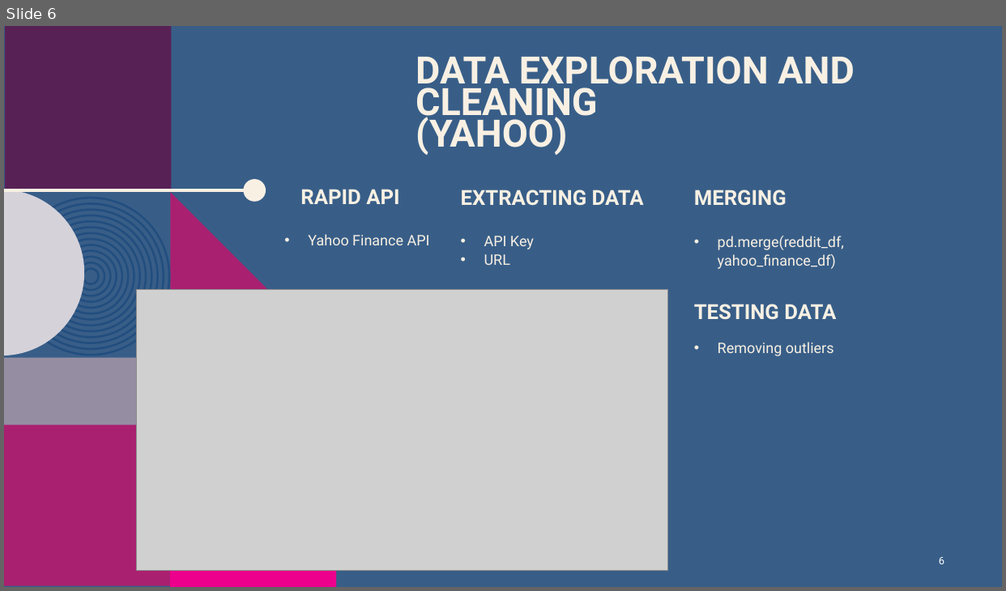
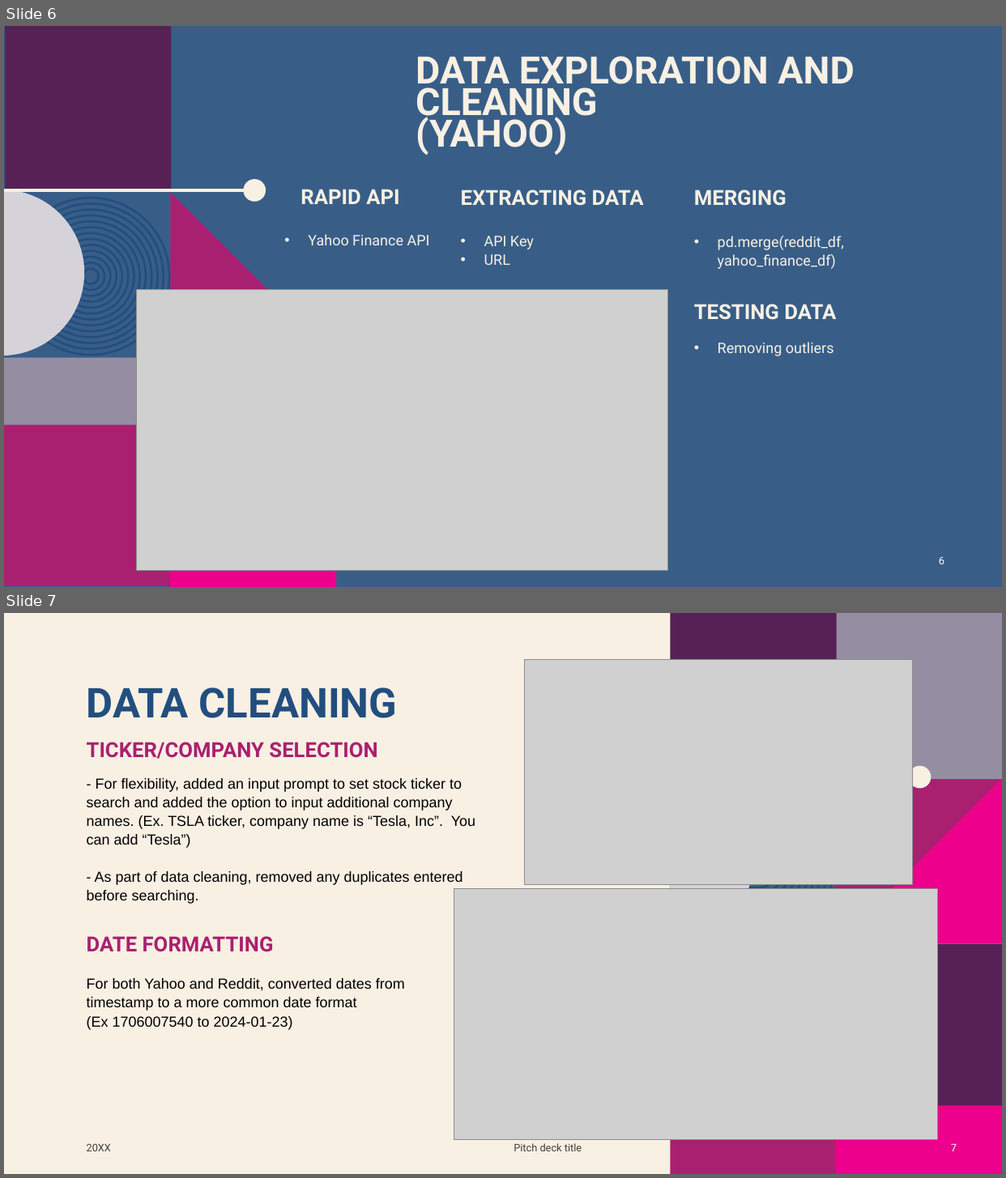
Before and after one commit to AprilHolmes7825/Project_1, a slide deck: Reddit Yahoo Finance Presentation.pptx. Shown one above the other, each under a label of ours: slide 6 before the commit, slides 6 and 7 after it. The pictures are 1006x591 and 1006x1178 pixels, drawn with LibreOffice and Linux fonts; fonts in the diff are those of the drawing; grey boxes stand for pictures; background and template pictures are left out. Boxes give left, top, right and bottom in pixels: in the first picture for what was removed or moved away, otherwise in the second. Text is boxed around its words. In the diff, an @@ line names an element or a change of style, - is before the commit and + after.

Commit message:
Added data analysis slides

```diff
--- a/Reddit Yahoo Finance Presentation.pptx
+++ b/Reddit Yahoo Finance Presentation.pptx
@@ slide 7 added at [4,613,1002,1174], background #F8F0E3 @@
@@ picture added at [524,659,913,884] @@
@@ title added at [87,688,398,718], 39.6 pt, text #224E7F, bold @@
+DATA CLEANING
@@ text added at [87,742,377,759], 20 pt, text #AA2070, bold @@
+TICKER/COMPANY SELECTION
@@ text added at [87,778,475,904], 14 pt, text #000000 @@
+- For flexibility, added an input prompt to set stock ticker to search and added the option to input additional company names. (Ex. TSLA ticker, company name is “Tesla, Inc”. You can add “Tesla”)
+- As part of data cleaning, removed any duplicates entered before searching.
@@ group added at [667,613,1002,1174]: 12 ellipses, 7 rectangles, 2 freeform shapes, 1 line @@
@@ picture added at [454,888,938,1140] @@
@@ text added at [87,936,274,952], 20 pt, text #AA2070, bold @@
+DATE FORMATTING
@@ text added at [87,978,405,1030], 14 pt, text #000000 @@
+For both Yahoo and Reddit, converted dates from timestamp to a more common date format
+(Ex 1706007540 to 2024-01-23)
@@ text added at [87,1144,111,1152], 10 pt, text #404040 @@
+20XX
@@ text added at [513,1144,582,1152], 10 pt, text #404040 @@
+Pitch deck title
@@ page number added at [951,1144,957,1152], 10 pt, text #FFFFFF @@
+7
```
Also in this commit, not shown: 1 slide changed, 1 slide removed.
